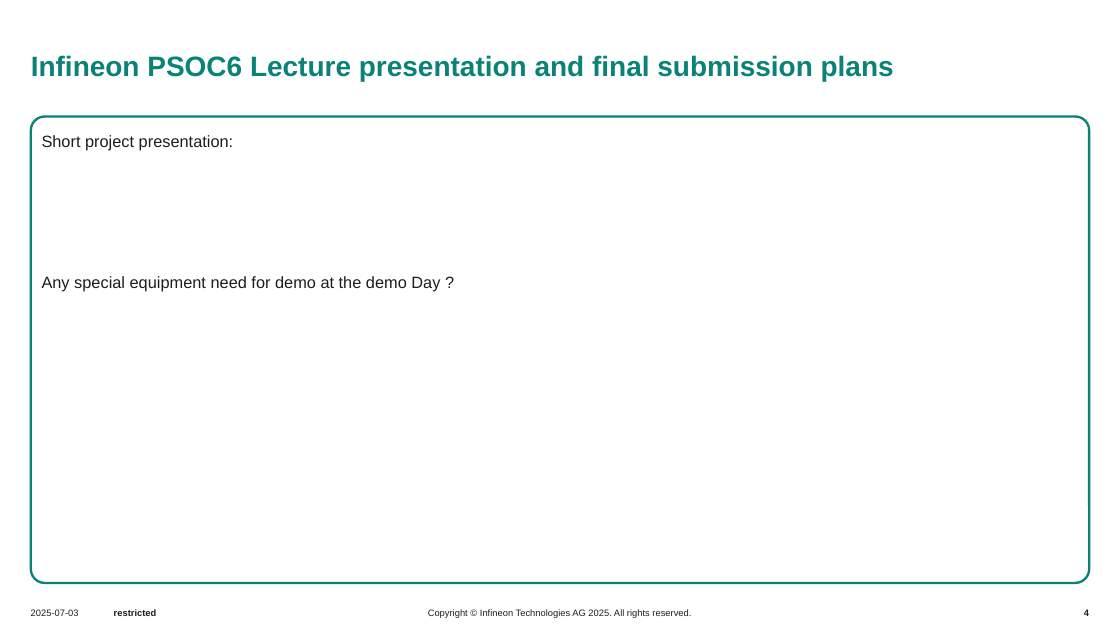
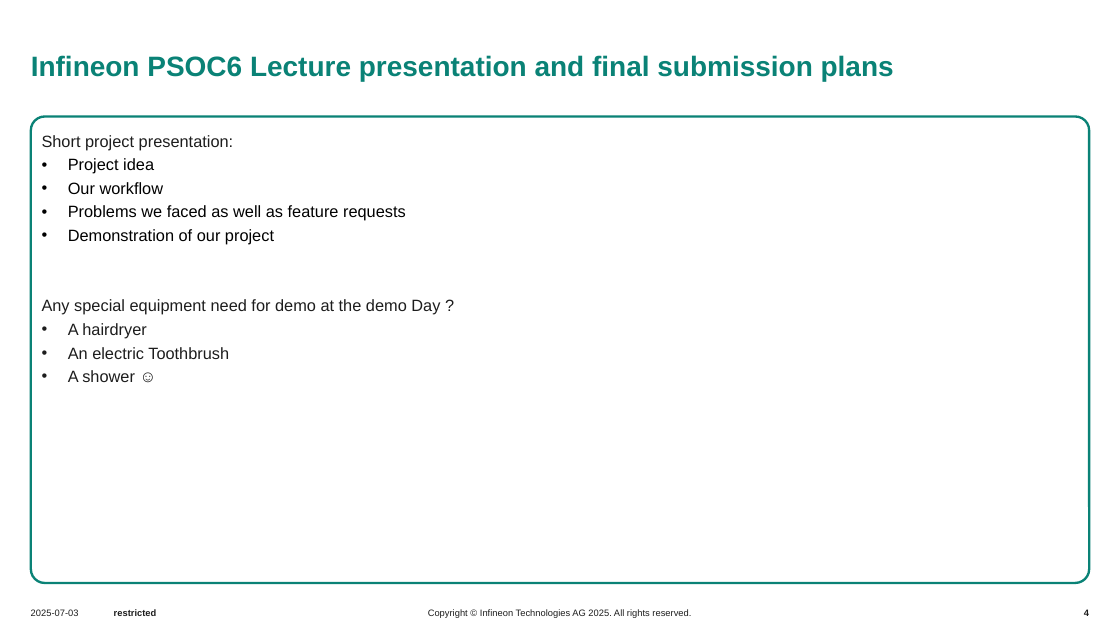
Before and after one commit to devLeitner/384.068-infineon, a slide deck: slide 4 of report/status.pptx. Drawn at 1120x630 pixels with LibreOffice and Linux fonts; fonts in the diff are those of the drawing; background and template pictures are left out. Boxes give left, top, right and bottom in pixels: in the first picture for what was removed or moved away, otherwise in the second. Text is boxed around its words. In the diff, an @@ line names an element or a change of style, - is before the commit and + after.

Commit message:
feat(docs): report second page

```diff
--- a/report/status.pptx
+++ b/report/status.pptx
@@ text in rounded rectangle at (x1=68, y1=158, x2=406, y2=245): paragraphs added @@
+• Project idea
+• Our workflow
+• Problems we faced as well as feature requests
+• Demonstration of our project
@@ text in rounded rectangle at (x1=68, y1=323, x2=229, y2=382): paragraphs added @@
+• A hairdryer
+• An electric Toothbrush
+• A shower ☺
```
